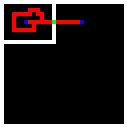
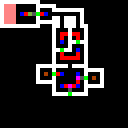
Before/after of a w=128, h=128 layered artwork. What changed in the layer stack:
added layer "gates" above "zones" over box(28, 12, 84, 92)
added layer "zones" above "walls" over box(4, 4, 16, 24)
renamed "steny" to "walls", painted on it over box(0, 0, 128, 128)
renamed "kable" to "cables", painted on it over box(12, 8, 88, 96)
